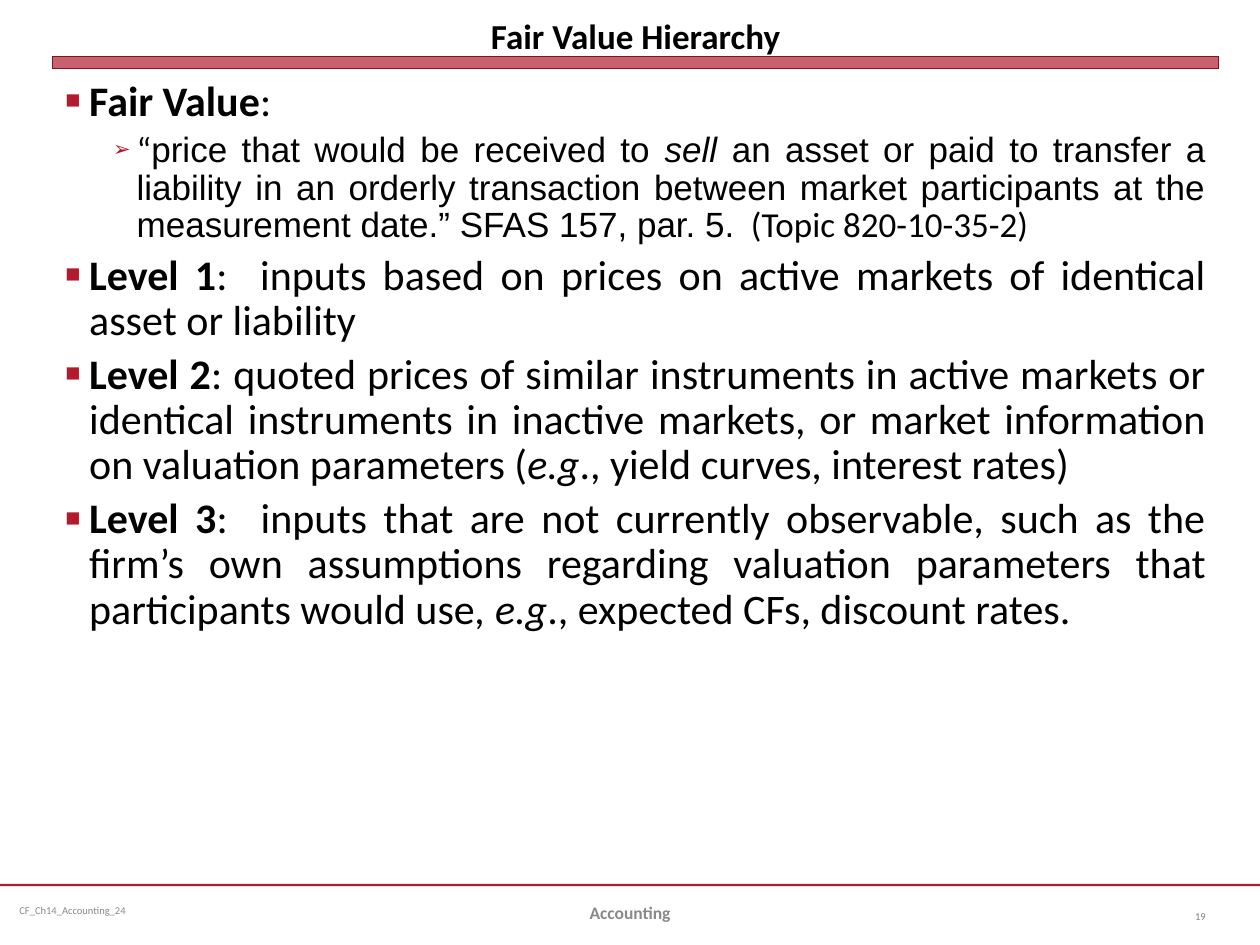
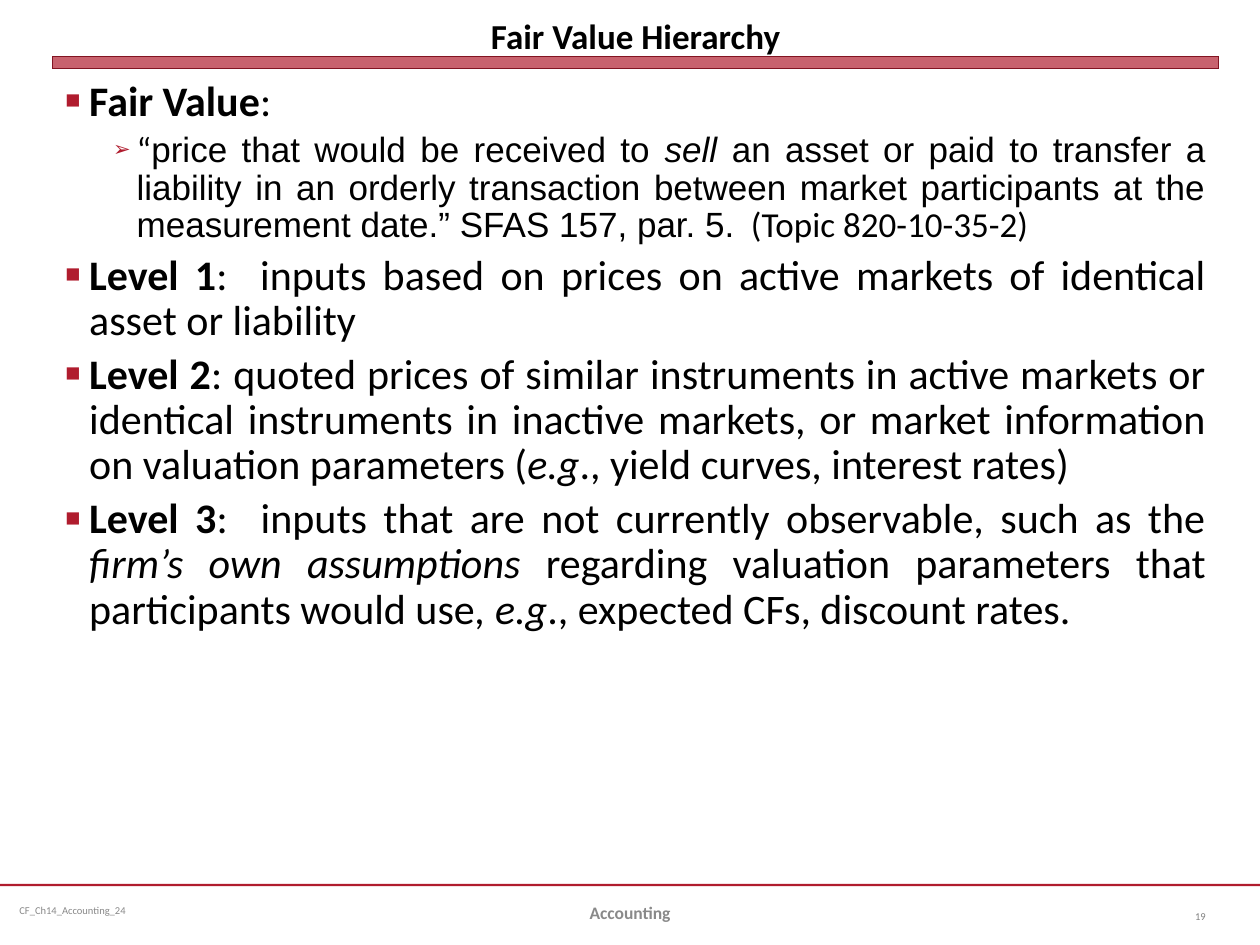
Before and after one commit to jmc877/Corporate-Finance, a slide deck: slide 19 of slides/CF_Ch14_Accounting_24.pptx. Drawn at 1260x945 pixels with LibreOffice and Linux fonts; fonts in the diff are those of the drawing. Boxes give left, top, right and bottom in pixels: in the first picture for what was removed or moved away, otherwise in the second. Text is boxed around its words. In the diff, an @@ line names an element or a change of style, - is before the commit and + after.

```diff
--- a/slides/CF_Ch14_Accounting_24.pptx
+++ b/slides/CF_Ch14_Accounting_24.pptx
@@ text at box(89, 503, 1206, 632): italic on in "firm’s own assumptions" @@
```
Also in this commit, not shown: 9 other slides changed, 7 other files.
